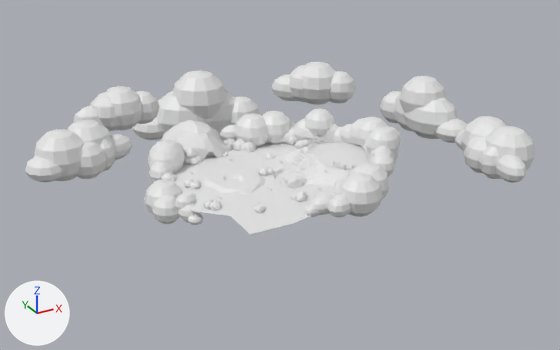
The glTF model assets/SolVisu.glb as it was, and as the next commit left it.
Camera for both pictures: a 50 mm lens placed at (-11.3, -23.8, 11.9), pointed at (3.1, 2.4, -1.2). The lights are fixed; the arrows at lower left show +X, +Y and +Z. Materials are left out; every surface is plain grey. Where no turn or scale is listed for an object, it has been applied to the vertices. Vertices at the same position are counted once.
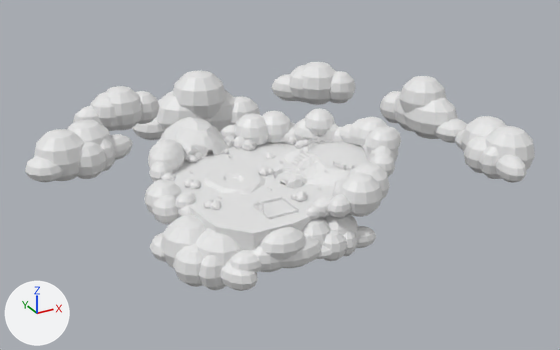
Where the newer file only moved an object's origin or applied its transform, the numbers keep the older frame.

Changed parts and their boxes (x1, y1, x2, y2) in the pictures (560 x 350 px):
'sphere', reshaped (33% taller): before (25, 62, 535, 234); after (25, 62, 535, 291)
part 1 of me_mesh_0, added: after (173, 244, 203, 287)
part 2 of me_mesh_0, added: after (221, 261, 258, 291)
part 3 of me_mesh_0, added: after (150, 232, 166, 262)
part 4 of me_mesh_0, added: after (196, 228, 242, 268)
part 5 of me_mesh_0, added: after (199, 255, 226, 290)
part 6 of me_mesh_0, added: after (324, 229, 347, 261)
part 7 of me_mesh_0, added: after (356, 226, 376, 248)
part 8 of me_mesh_0, added: after (324, 214, 358, 235)
part 9 of me_mesh_0, added: after (344, 230, 357, 256)
part 10 of me_mesh_0, added: after (302, 217, 331, 246)
part 11 of me_mesh_0, added: after (279, 234, 321, 268)
part 12 of me_mesh_0, added: after (260, 227, 305, 259)
part 13 of me_mesh_0, added: after (316, 246, 332, 259)
part 14 of me_mesh_0, added: after (229, 250, 262, 273)
part 15 of me_mesh_0, added: after (251, 245, 281, 272)
part 16 of me_mesh_0, built on: before (161, 120, 336, 234); after (158, 117, 335, 268)

Edits to the bpy script that builds the scene:
```text
Change me_mesh_0:
    remove me_mesh_0.from_pydata(...)  # 9706 vertices, 18225 faces; spans x -6.9..11.1, y -5.0..12.3, z -2.3..2.5
    add me_mesh_0.from_pydata(...)  # 11618 vertices, 22300 faces; spans x -6.9..11.1, y -5.0..12.3, z -2.3..2.5
    me_mesh_0 part 1: a new loose piece, a UV sphere (12 segments, 6 rings, poles along z) spanning x -3.7..-2.2, y -3.5..-2.0, z -1.9..-0.4
    me_mesh_0 part 2: the loose piece of 62 vertices spanning x -2.8..-2.1, y -1.5..-0.5, z -0.4..0.3 is copied, and the copy is turned 15 degrees about the z axis through its middle and scaled by 1.49, then moved by (0.4, -3.0, -1.1); it spans x -2.6..-1.5, y -4.7..-3.3, z -1.6..-0.6
    me_mesh_0 part 3: a new loose piece, a UV sphere (12 segments, 6 rings, poles along z) spanning x -4.0..-2.4, y -2.0..-0.5, z -1.6..-0.6
    me_mesh_0 part 4: a new loose piece, a UV sphere (12 segments, 6 rings, poles along z) spanning x -3.1..-1.0, y -3.9..-1.9, z -1.9..0.1
    me_mesh_0 part 5: the loose piece of 62 vertices spanning x -2.6..-2.1, y -1.7..-1.2, z -0.4..0.0 is copied, and the copy is multiplied about its middle by the matrix ((2.619, -0.365, 0.0), (0.825, 1.822, 0.0), (0.0, 0.0, 4.138)), then moved by (0.0, -1.9, -0.9); it spans x -3.2..-1.7, y -3.9..-2.8, z -1.9..-0.4
    me_mesh_0 part 6: a new loose piece, a UV sphere (12 segments, 6 rings, poles along z) spanning x 0.8..2.0, y -4.8..-3.7, z -1.4..-0.2
    me_mesh_0 part 7: the loose piece of 62 vertices spanning x 1.3..2.4, y -4.6..-3.7, z 0.1..0.9 is copied, and the copy is turned 137.5 degrees about the z axis through its middle, then moved by (0.7, -0.2, -1.3); it spans x 2.0..3.1, y -4.7..-3.9, z -1.2..-0.4
    me_mesh_0 part 8: a new loose piece, a UV sphere (12 segments, 6 rings, poles along z) spanning x 1.1..2.7, y -4.6..-3.0, z -1.4..0.1
    me_mesh_0 part 9: the loose piece of 62 vertices spanning x 1.8..2.7, y -4.3..-3.3, z -0.1..1.1 is copied, and the copy is turned 137.5 degrees about the z axis through its middle, then moved by (-0.3, -0.4, -1.3); it spans x 1.6..2.4, y -4.8..-3.6, z -1.4..-0.2
    me_mesh_0 part 10: a new loose piece, a UV sphere (12 segments, 6 rings, poles along z) spanning x 0.2..1.7, y -4.5..-3.0, z -1.4..0.1
    me_mesh_0 part 11: the loose piece of 62 vertices spanning x 1.3..2.4, y -4.6..-3.7, z 0.1..0.9 is copied, and the copy is turned 147.5 degrees about the z axis through its middle and scaled by 1.67, then moved by (-1.9, -0.1, -1.2); it spans x -1.1..1.0, y -4.8..-3.6, z -1.2..-0.2
    me_mesh_0 part 12: the loose piece of 62 vertices spanning x 0.7..1.3, y -3.9..-3.5, z 0.1..0.6 is copied, and the copy is turned 170 degrees about the z axis through its middle and scaled by 2.48, then moved by (-1.5, -0.5, -0.7); it spans x -1.3..0.3, y -4.8..-3.5, z -0.9..0.2
    me_mesh_0 part 13: the loose piece of 62 vertices spanning x 0.7..1.3, y -3.9..-3.5, z 0.1..0.6 is copied, and the copy is multiplied about its middle by the matrix ((-1.848, -0.338, 0.0), (0.338, -1.984, 0.0), (0.0, 0.0, 1.149)), then moved by (0.0, -0.6, -1.2); it spans x 0.3..1.6, y -4.8..-3.8, z -1.1..-0.6
    me_mesh_0 part 14: the loose piece of 62 vertices spanning x -2.6..-2.1, y -1.7..-1.2, z -0.4..0.0 is copied, and the copy is turned 77.5 degrees about the z axis through its middle and scaled by 2.04, then moved by (0.7, -2.6, -0.6); it spans x -2.3..-1.1, y -4.5..-3.6, z -1.2..-0.4
    me_mesh_0 part 15: the loose piece of 62 vertices spanning x 0.7..1.3, y -3.9..-3.5, z 0.1..0.6 is copied, and the copy is turned 170 degrees about the z axis through its middle and scaled by 2.33, then moved by (-1.9, -0.4, -1.0); it spans x -1.7..-0.1, y -4.6..-3.6, z -1.2..-0.2
    me_mesh_0 part 16: 214 vertices moved from x -2.6..3.1, y -4.0..5.3, z 0.0..1.3 to x -2.6..3.1, y -4.1..5.3, z 0.0..1.4; 624 vertices removed from x -1.6..2.1, y -4.1..3.9, z 0.0..1.2; 1492 vertices added at x -3.8..2.1, y -4.1..3.9, z -1.9..1.4
```
